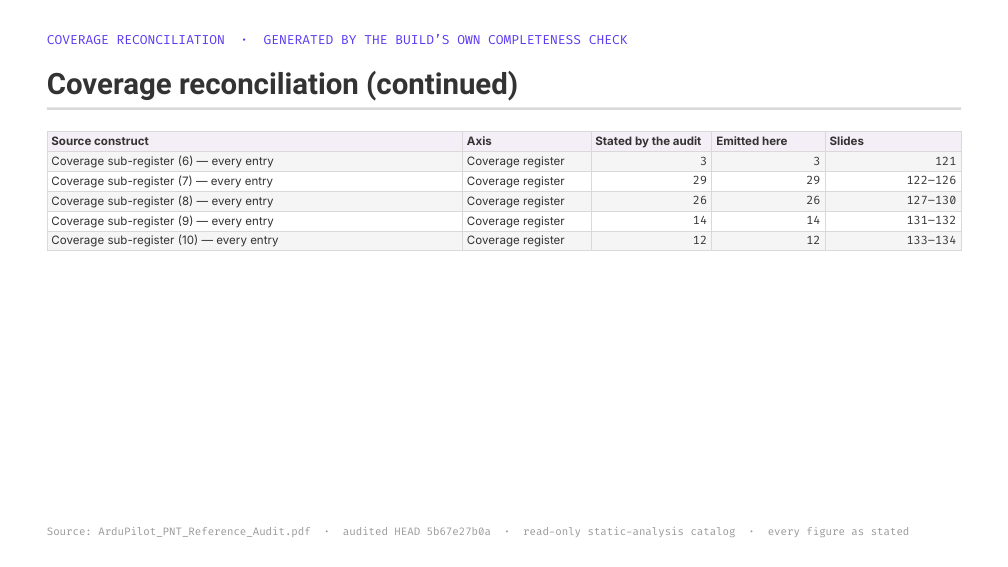
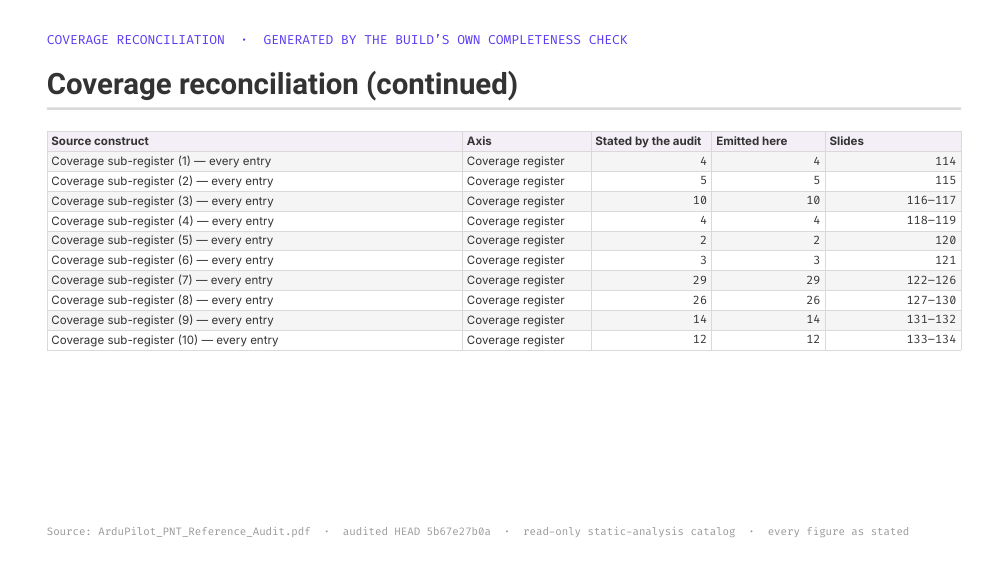
Before and after one commit to blitzy-public-samples/ardupilot-blitzy, a slide deck: slide 138 of blitzy/presentations/ArduPilot_PNT_Reference_Audit_Full_Findings.pptx. Drawn at 1008x567 pixels with LibreOffice and Linux fonts; fonts in the diff are those of the drawing. Boxes give left, top, right and bottom in pixels: in the first picture for what was removed or moved away, otherwise in the second. Text is boxed around its words. In the diff, an @@ line names an element or a change of style, - is before the commit and + after.

```diff
--- a/blitzy/presentations/ArduPilot_PNT_Reference_Audit_Full_Findings.pptx
+++ b/blitzy/presentations/ArduPilot_PNT_Reference_Audit_Full_Findings.pptx
@@ table at (x1=47, y1=132, x2=962, y2=351) @@
+row 2: Coverage sub-register (1) — every entry | Coverage register | 4 | 4 | 114
+row 3: Coverage sub-register (2) — every entry | Coverage register | 5 | 5 | 115
+row 4: Coverage sub-register (3) — every entry | Coverage register | 10 | 10 | 116–117
+row 5: Coverage sub-register (4) — every entry | Coverage register | 4 | 4 | 118–119
+row 6: Coverage sub-register (5) — every entry | Coverage register | 2 | 2 | 120
```
Also in this commit, not shown: 11 other slides changed.
